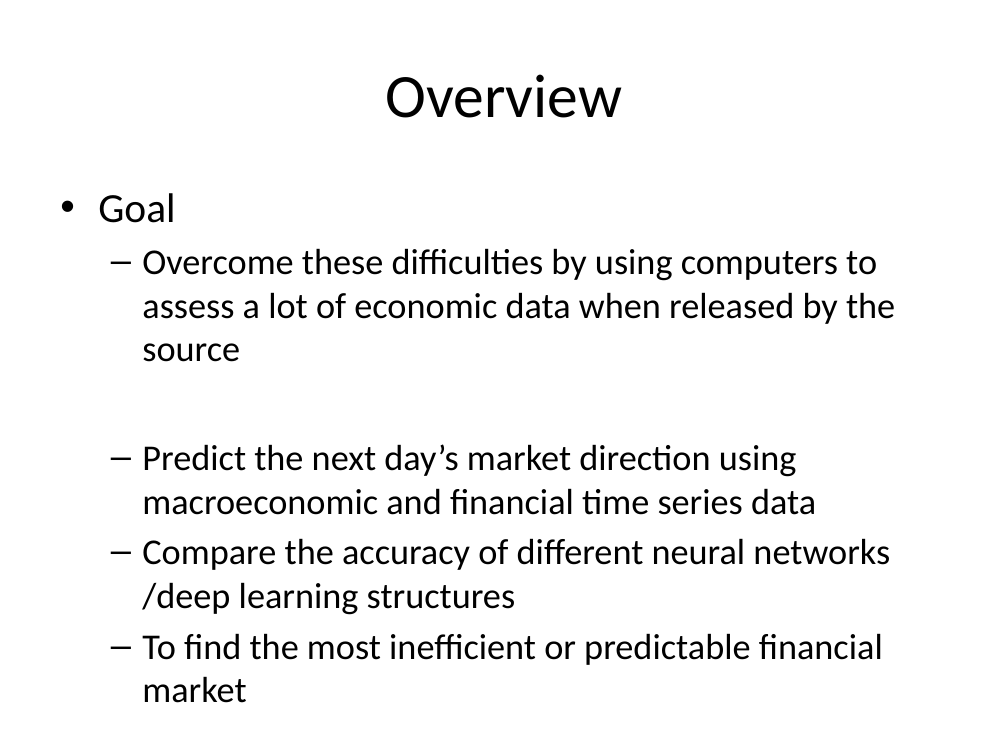
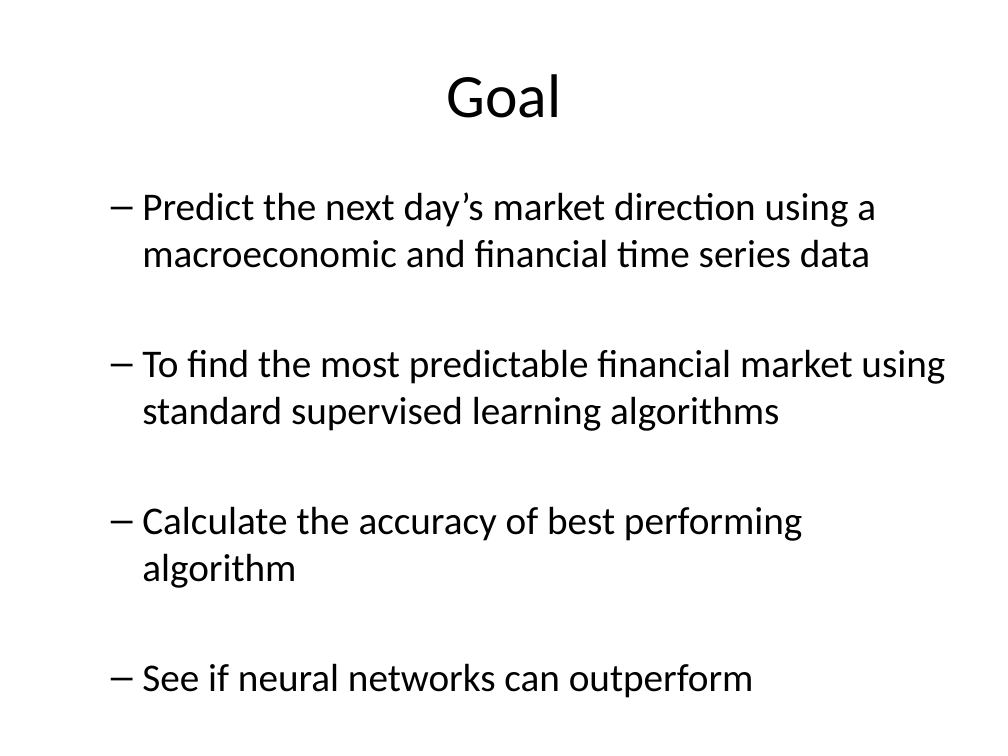
Before and after one commit to wilkung/Predicting_Markets_with_Neural_Nets, a slide deck: slide 4 of Kojack_Presentation.pptx. Drawn at 1008x756 pixels with LibreOffice and Linux fonts; fonts in the diff are those of the drawing. Boxes give left, top, right and bottom in pixels: in the first picture for what was removed or moved away, otherwise in the second. Text is boxed around its words. In the diff, an @@ line names an element or a change of style, - is before the commit and + after.

```diff
--- a/Kojack_Presentation.pptx
+++ b/Kojack_Presentation.pptx
@@ title at (x1=446, y1=74, x2=561, y2=118): text changed @@
-Overview
+Goal
@@ text at (x1=142, y1=192, x2=945, y2=698): text changed; size 25.9 to 28 pt @@
-• Goal
-  – Overcome these difficulties by using computers to assess a lot of economic data when released by the source
-  – Predict the next day’s market direction using macroeconomic and financial time series data
-  – Compare the accuracy of different neural networks /deep learning structures
-  – To find the most inefficient or predictable financial market
+  – Predict the next day’s market direction using a macroeconomic and financial time series data
+  – To find the most predictable financial market using standard supervised learning algorithms
+  – Calculate the accuracy of best performing algorithm
+  – See if neural networks can outperform
```
Also in this commit, not shown: 8 other slides changed, 6 slides added, 5 slides removed, 10 other files.
